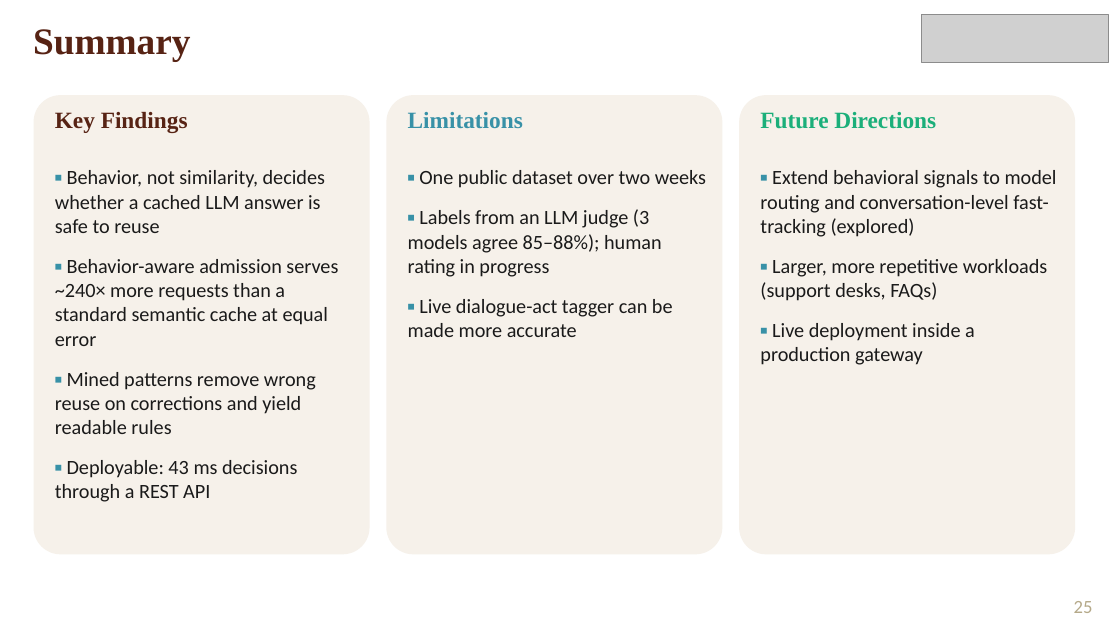
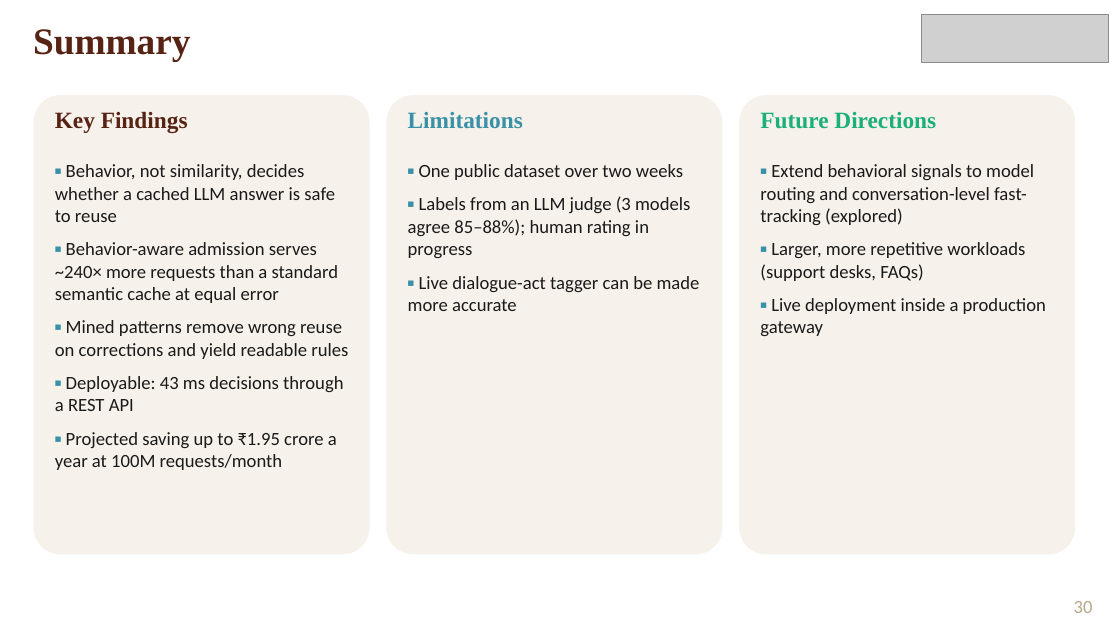
Before and after one commit to arnnnavvvvv/llm-cache-pattern-mining, a slide deck: slide 30 of report/Final_Review_Presentation.pptx (slide 25 before the commit). Drawn at 1120x630 pixels with LibreOffice and Linux fonts; fonts in the diff are those of the drawing; grey boxes stand for pictures; background and template pictures are left out. Boxes give left, top, right and bottom in pixels: in the first picture for what was removed or moved away, otherwise in the second. Text is boxed around its words. In the diff, an @@ line names an element or a change of style, - is before the commit and + after.

Commit message:
rubric-aligned final review: novelty, standards, applications, savings, objectives met

```diff
--- a/report/Final_Review_Presentation.pptx
+++ b/report/Final_Review_Presentation.pptx
@@ text at <box>55,164,348,411</box>: size 13 to 12 pt in "▪ Behavior, not similarity, decides whether a ...", "▪ Behavior-aware admission serves ~240× more requests ...", "▪ Mined patterns remove wrong reuse on ...", "▪ Deployable: 43 ms decisions through a ..."; less space between paragraphs @@
@@ text "▪ One public dataset over ..." at <box>408,164,700,311</box>: size 13 to 12 pt; less space between paragraphs @@
@@ text "▪ Extend behavioral signals to ..." at <box>760,164,1046,336</box>: size 13 to 12 pt; less space between paragraphs @@
@@ text at <box>55,432,337,470</box>: paragraph added @@
+▪ Projected saving up to ₹1.95 crore a year at 100M requests/month
@@ page number at <box>1074,601,1093,613</box>: text changed @@
-25
+30
```
Also in this commit, not shown: 1 other slide changed, 5 slides added, 6 other files.
